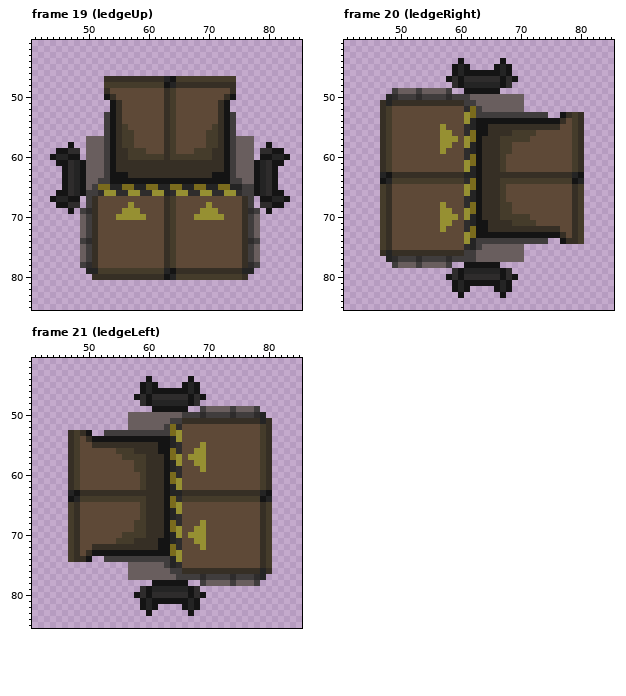
Two states of a pixel-art file, src/battle/tilesets/leviathan.ase. The first picture shows the starting point.
128x128 pixels, 21 frames. Shown: frame 19 (ledgeUp): x 41..85, y 41..85; frame 20 (ledgeRight): x 41..85, y 41..85; frame 21 (ledgeLeft): x 41..85, y 41..85. The commit also changed other frames, which this record leaves out.
After:
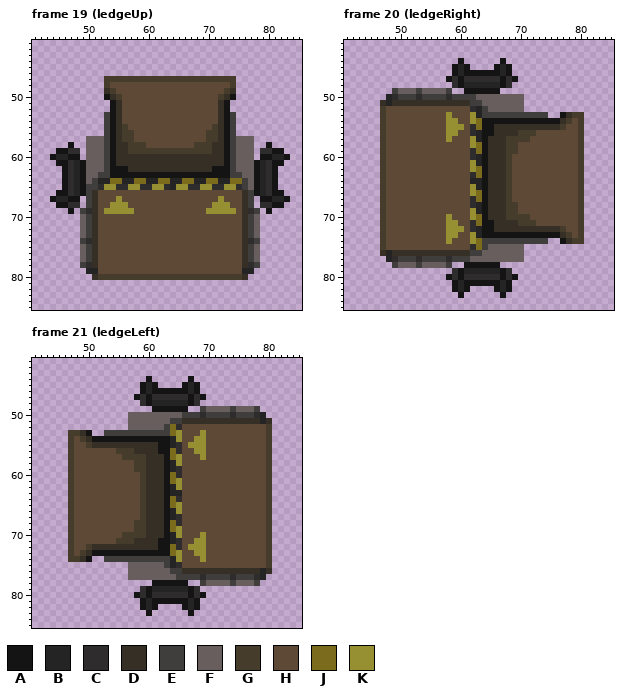
Palette (. is transparent): A #141414  B #242424  C #2e2c2c  D #362f25  E #403d3d  F #695e5e  G #453c2b  H #5e4937  J #7a6b1d  K #969032
Message: Tweaked leviathan tileset, removing unnecessary detail and making it more obvious how paths between rooms work.
Diff:
Changed rows in their new state; - is an unchanged pixel.
Frame 19 (ledgeUp), layer "Layer 1":
first column x 50:
47 ---GGGGGGGGGGGG-------------
48 ----HHHHHHHHHHHHHHHHHHHHG---
49 ----G--------HH--------G----
50 -----G-------HH-------G-----
51 -------------HH-------------
52 -------------HH-------------
53 -------------HH-------------
54 -------------HH-------------
55 -------------HH-------------
56 -------------HH-------------
57 -------------HH-------------
58 ------D-GG---HH---GG-D------
59 ----------GGGG-GGG----------
60 -------DDDDDD-DDDDDDD-------
62 -----AA--------------AA-----
63 --E----AAAAAAAAAAAAAA----E--
64 -EBBJJBBJJBBJJBBJJBBJJBBJJE-
65 E-CKKCCKKCCKKCBKKCCKKCCKKC-F
66 -DHHHHHHHHHHHHHHHHHHHHHHHHD-
67 -----K-------HH-------K-----
68 ----KKKH-----HH-----HKKK----
69 ---KKK--H----HH----H--KKK---
70 -----HHHHH---HH---HHHHH-----
71 -------------HH-------------
72 -------------HH-------------
73 -------------HH-------------
74 -------------HH-------------
75 -------------HH-------------
76 -------------HH-------------
77 -------------HH-------------
78 -------------HH-------------
79 --HHHHHHHHHHHHHHHHHHHHHHHH--
80 --GGGGGGGGGGGGG-------------
Frame 20 (ledgeRight), layer "Layer 1":
first column x 47:
50 ---------------E------------------
51 --------------D-E-----------------
52 GH------------HCBE----------------
53 GH---------K--HKB----------------G
54 GH---------KK-HKJ--------------GHG
55 GH--------HKKKHCJ-A-----------G-HG
56 GH--------H-K-HCB-A---D---------HG
57 GH--------H-H-HKBA--D-----------HG
58 GH--------HH--HKJA--D-G---------HG
59 GH--------H---HCJA--D-G---------HG
60 GH------------HCBA--DG----------HG
61 GH------------HKBA--DG----------HG
62 GH------------HKJA--DG----------HG
63 GHHHHHHHHHHHHHHCJA---GHHHHHHHHHHHG
64 GHHHHHHHHHHHHHHBBA--D-HHHHHHHHHHHG
65 -H------------HKBA--DG----------H-
66 -H------------HKJA--DG----------H-
67 -H------------HCJA--DG----------H-
68 -H--------H---HCBA--D-G---------H-
69 -H--------HH--HKBA--D-G---------H-
70 -H--------H-H-HKJA--D-----------H-
71 -H--------H-K-HCJ-A---D---------H-
72 -H--------HKKKHCB-A-----------G-H-
73 -H---------KK-HKB--------------GH-
74 -H---------K--HKJ---------------G-
75 -H------------HCJE----------------
76 --------------D-E-----------------
77 ---------------F------------------
Frame 21 (ledgeLeft), layer "Layer 1":
first column x 47:
52 --------------------------------HG
53 G---------------------K---------HG
54 GHG------------------KK---------HG
55 GH-G----------------KK----------HG
56 GH------------------------------HG
57 GH------------------HH----------HG
58 GH-------------------HH---------HG
59 GH--------------------H---------HG
60 GH------------------------------HG
61 GH------------------------------HG
62 GH------------------------------HG
63 GHHHHHHHHHHHG------HHHHHHHHHHHHHHG
64 GHHHHHHHHHHH-------HHHHHHHHHHHHHHG
65 -H------------------------------H-
66 -H------------------------------H-
67 -H------------------------------H-
68 -H--------------------H---------H-
69 -H-------------------HH---------H-
70 -H------------------HH----------H-
71 -H------------------------------H-
72 -H-G----------------KK----------H-
73 -HG------------------KK---------H-
74 -G--------------------K---------H-
75 --------------------------------H-
Where, in picture pixels (left, top, right, bottom), the same in both pictures:
changed: (86, 76, 254, 280)
changed: (380, 94, 584, 262)
changed: (182, 424, 272, 568)
changed: (68, 430, 146, 562)
